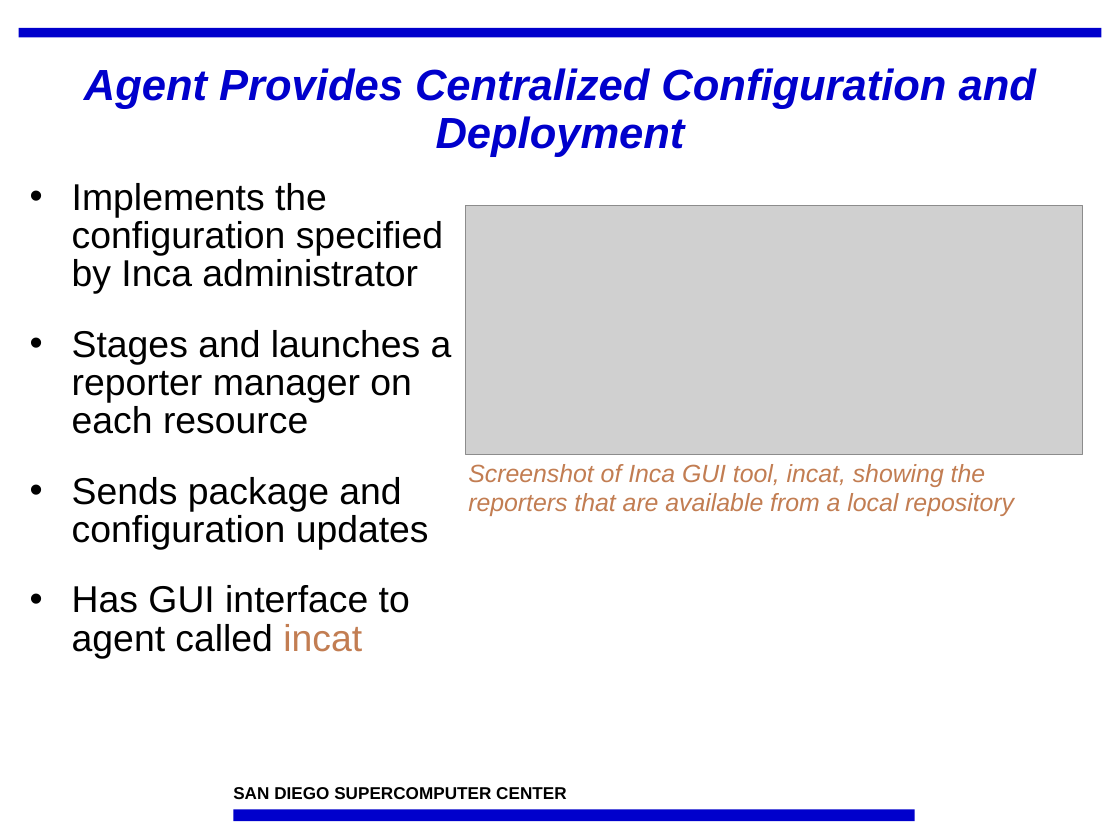
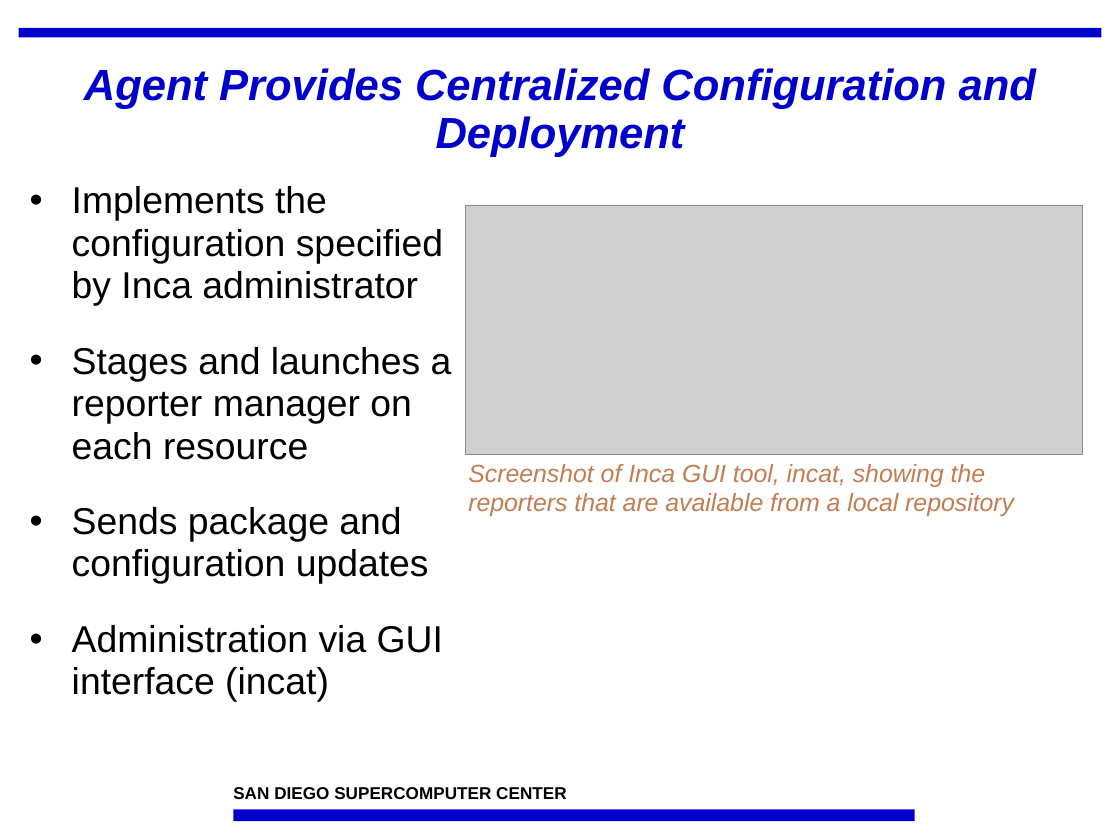
Before and after one commit to IncaProject/inca-xsede, a slide deck: slide 7 of talks/sc07/inca-sc07.ppt. Drawn at 1120x840 pixels with LibreOffice and Linux fonts; fonts in the diff are those of the drawing; grey boxes stand for pictures; background and template pictures are left out. Boxes give left, top, right and bottom in pixels: in the first picture for what was removed or moved away, otherwise in the second. Text is boxed around its words. In the diff, an @@ line names an element or a change of style, - is before the commit and + after.

```diff
--- a/talks/sc07/inca-sc07.ppt
+++ b/talks/sc07/inca-sc07.ppt
@@ text at (72,186,452,584): line spacing 0.85 to 0.95 @@
@@ text at (72,625,443,702): text changed @@
-• Has GUI interface to agent called incat
+• Administration via GUI interface (incat)
```
Also in this commit, not shown: 3 other slides changed, 3 other files.
